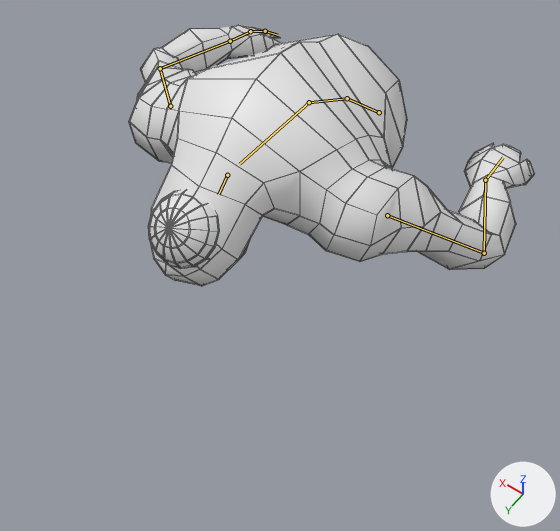
A saved change to the FBX model Assets/Models/Enemies/Spectre.fbx.
Camera for both pictures: a camera (50 mm lens) standing at (-1.66, 2.67, 4.29) and looking at (-0.27, 0.72, 1.23). The lights are fixed; the arrows at lower right show +X, +Y and +Z. Both versions are drawn at frame 101 of the action 'Armature|Death'; the numbers are the values there. The bones that change are drawn over the model as lines. Mesh edges are drawn as thin lines.

Names of what the first picture shows: 'SpectreMesh', 'SpectreOutline'.
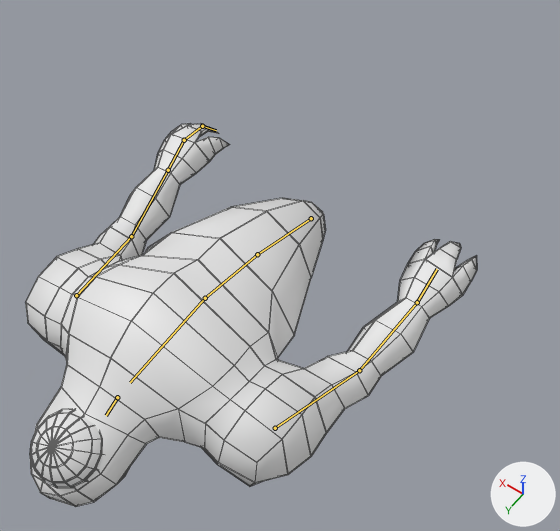
Boxes [x1, y1, x2, y2] around the edits, measured in the pictures (560 x 531 px):
```json
{"object": "SpectreOutline", "change": "posed", "before": [129, 25, 535, 286], "after": [25, 123, 477, 507], "on screen": "11% wider, 47% taller"}
{"object": "SpectreMesh", "change": "posed", "before": [148, 81, 157, 85], "on screen": "not visible afterwards"}
{"bone": "Bottom", "before": "(379, 112) to (347, 98)", "after": "(311, 218) to (257, 254)"}
{"bone": "LowerTorso", "before": "(347, 98) to (309, 102)", "after": "(257, 254) to (205, 298)"}
{"bone": "Torso", "before": "(309, 102) to (239, 164)", "after": "(205, 298) to (130, 382)"}
{"bone": "Head", "before": "(227, 175) to (218, 194)", "after": "(117, 397) to (106, 415)"}
{"bone": "Arm.L", "before": "(170, 106) to (160, 68)", "after": "(76, 295) to (131, 236)"}
{"bone": "Forearm.L", "before": "(160, 68) to (230, 41)", "after": "(131, 236) to (168, 170)"}
{"bone": "Hand.L", "before": "(230, 41) to (250, 31)", "after": "(168, 170) to (184, 140)"}
{"bone": "Claw.L", "before": "(250, 31) to (265, 31)", "after": "(184, 140) to (202, 126)"}
{"bone": "Clawtip.L", "before": "(265, 31) to (277, 35)", "after": "(202, 126) to (216, 130)"}
{"bone": "Arm.R", "before": "(387, 215) to (484, 253)", "after": "(275, 428) to (359, 370)"}
{"bone": "Forearm.R", "before": "(484, 253) to (485, 180)", "after": "(359, 370) to (417, 302)"}
{"bone": "Hand.R", "before": "(485, 180) to (503, 157)", "after": "(417, 302) to (437, 269)"}
```

Edits to the scene script, one JSON object a line:
```json
{"block": "bone_bottom", "where": "bone_bottom = bpy.data.objects['Armature'].pose.bones['Bottom']  # child of 'Root'"}
{"op": "set", "path": "bone_bottom.location", "old": "(0.0, 0.248, 0.724)", "new": "(0.0, -0.049, -0.019)"}
{"op": "set", "path": "bone_bottom.rotation_quaternion", "old": "(0.923, -0.385, 0.0, 0.0)", "new": "(0.828, -0.561, 0.0, 0.0)", "note": "degrees (-45, 0, 0) -> degrees (-68, 0, 0)"}
{"block": "bone_lowertorso", "where": "bone_lowertorso = bpy.data.objects['Armature'].pose.bones['LowerTorso']  # child of 'Bottom'"}
{"op": "set", "path": "bone_lowertorso.rotation_quaternion", "old": "(0.994, -0.113, 0.0, 0.0)", "new": "(0.996, -0.086, 0.0, 0.0)", "note": "degrees (-13, 0, 0) -> degrees (-10, 0, 0)"}
{"block": "bone_torso", "where": "bone_torso = bpy.data.objects['Armature'].pose.bones['Torso']  # child of 'LowerTorso'"}
{"op": "set", "path": "bone_torso.rotation_quaternion", "old": "(0.966, -0.26, 0.0, 0.0)", "new": "(0.989, -0.15, 0.0, 0.0)", "note": "degrees (-30, 0, 0) -> degrees (-17, 0, 0)"}
{"block": "bone_head", "where": "bone_head = bpy.data.objects['Armature'].pose.bones['Head']  # child of 'Neck'"}
{"op": "set", "path": "bone_head.rotation_quaternion", "old": "(0.919, -0.394, 0.0, 0.0)", "new": "(0.981, -0.194, 0.0, 0.0)", "note": "degrees (-46, 0, 0) -> degrees (-22, 0, 0)"}
{"block": "bone_arm_l", "where": "bone_arm_l = bpy.data.objects['Armature'].pose.bones['Arm.L']  # child of 'Shoulder.L'"}
{"op": "set", "path": "bone_arm_l.rotation_quaternion", "old": "(0.729, -0.218, 0.6, 0.248)", "new": "(0.99, -0.06, 0.119, 0.044)", "note": "degrees (-6, 79, 33) -> degrees (-6, 14, 4)"}
{"block": "bone_forearm_l", "where": "bone_forearm_l = bpy.data.objects['Armature'].pose.bones['Forearm.L']  # child of 'Arm.L'"}
{"op": "set", "path": "bone_forearm_l.rotation_quaternion", "old": "(0.873, 0.487, 0.0, -0.04)", "new": "(0.989, 0.147, 0.0, -0.012)", "note": "degrees (58, 2, -4) -> degrees (17, 0, -1)"}
{"block": "bone_hand_l", "where": "bone_hand_l = bpy.data.objects['Armature'].pose.bones['Hand.L']  # child of 'Forearm.L'"}
{"op": "set", "path": "bone_hand_l.rotation_quaternion", "old": "(0.784, -0.237, -0.541, 0.193)", "new": "(0.997, 0.067, -0.038, -0.005)", "note": "degrees (-62, -49, 59) -> degrees (8, -4, -1)"}
{"block": "bone_claw_l", "where": "bone_claw_l = bpy.data.objects['Armature'].pose.bones['Claw.L']  # child of 'Hand.L'"}
{"op": "set", "path": "bone_claw_l.rotation_quaternion", "old": "(1.0, 0.0, 0.0, 0.0)", "new": "(0.98, -0.199, -0.002, 0.0)", "note": "degrees (0, 0, 0) -> degrees (-23, 0, 0)"}
{"block": "bone_clawtip_l", "where": "bone_clawtip_l = bpy.data.objects['Armature'].pose.bones['Clawtip.L']  # child of 'Claw.L'"}
{"op": "set", "path": "bone_clawtip_l.rotation_quaternion", "old": "(1.0, 0.0, 0.0, 0.0)", "new": "(0.96, -0.281, -0.003, 0.0)", "note": "degrees (0, 0, 0) -> degrees (-33, 0, 0)"}
{"block": "bone_arm_r", "where": "bone_arm_r = bpy.data.objects['Armature'].pose.bones['Arm.R']  # child of 'Shoulder.R'"}
{"op": "set", "path": "bone_arm_r.rotation_quaternion", "old": "(0.763, -0.304, -0.532, -0.205)", "new": "(0.989, -0.041, -0.138, -0.029)", "note": "degrees (-45, -69, 2) -> degrees (-4, -16, -3)"}
{"block": "bone_forearm_r", "where": "bone_forearm_r = bpy.data.objects['Armature'].pose.bones['Forearm.R']  # child of 'Arm.R'"}
{"op": "set", "path": "bone_forearm_r.rotation_quaternion", "old": "(0.824, 0.564, 0.0, 0.046)", "new": "(0.991, 0.132, 0.0, 0.011)", "note": "degrees (69, -3, 4) -> degrees (15, 0, 1)"}
{"block": "bone_hand_r", "where": "bone_hand_r = bpy.data.objects['Armature'].pose.bones['Hand.R']  # child of 'Forearm.R'"}
{"op": "set", "path": "bone_hand_r.rotation_quaternion", "old": "(0.848, -0.171, 0.416, -0.282)", "new": "(0.998, -0.016, 0.062, -0.01)", "note": "degrees (-41, 38, -51) -> degrees (-2, 7, -1)"}
```
